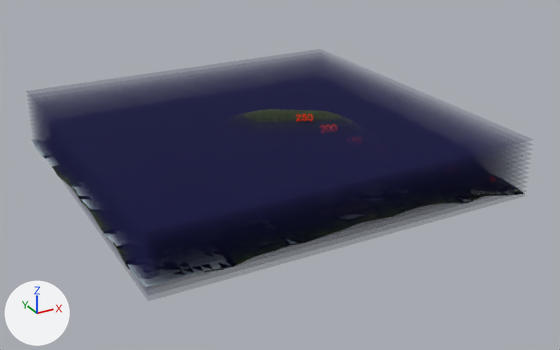
One commit to the COLLADA model superficies/Prudentopolis1.dae: the scene before it, then after it.
The view is the same before and after, from a camera (50 mm lens) standing at (-1783.0, -3500.0, 1348.0) and looking at (69.0, -132.0, -335.0). The lights are fixed; the arrows at lower left show +X, +Y and +Z.

Objects in the first picture: 'SketchUp'.
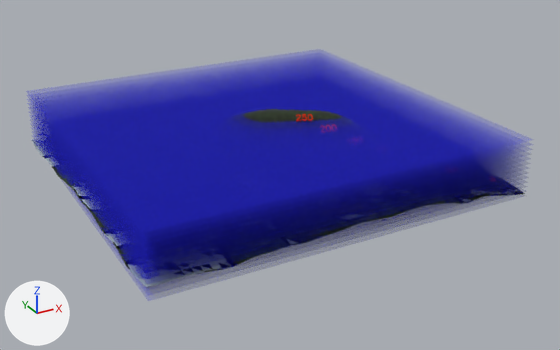
Changed parts and their boxes (x1, y1, x2, y2) in the pictures (560 x 350 px):
```json
{"object": "SketchUp", "change": "recoloured", "before": [26, 49, 534, 301], "after": [26, 49, 534, 301]}
```

The change, as JSON lines over the scene's bpy script:
```json
{"op": "set", "path": "mat_color_a05.base_color", "old": "(0.0, 0.0, 0.0732)", "new": "(0.0, 0.0, 0.604)", "note": "dark blue #00004c -> blue #0000cc"}
```
